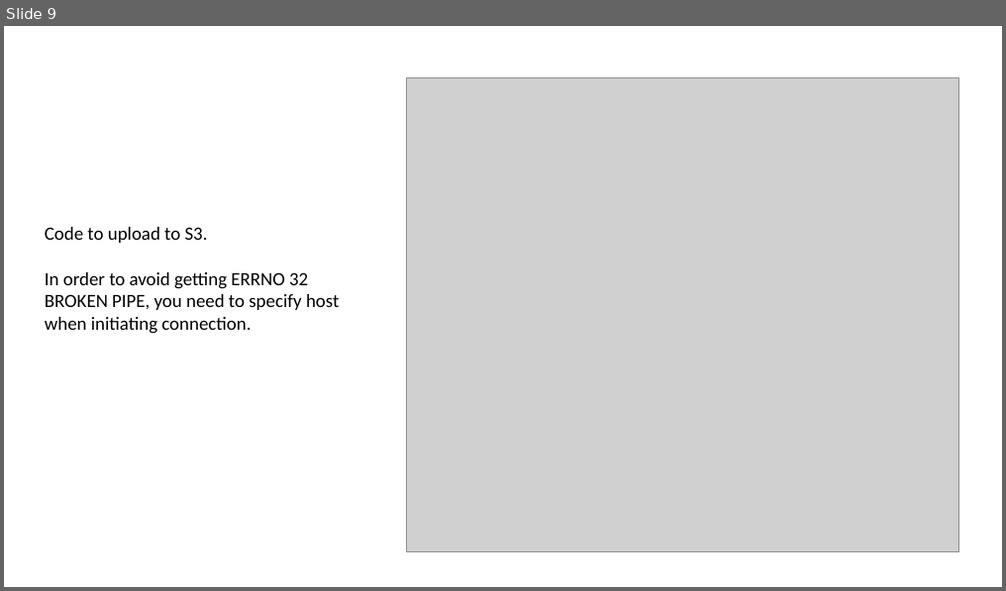
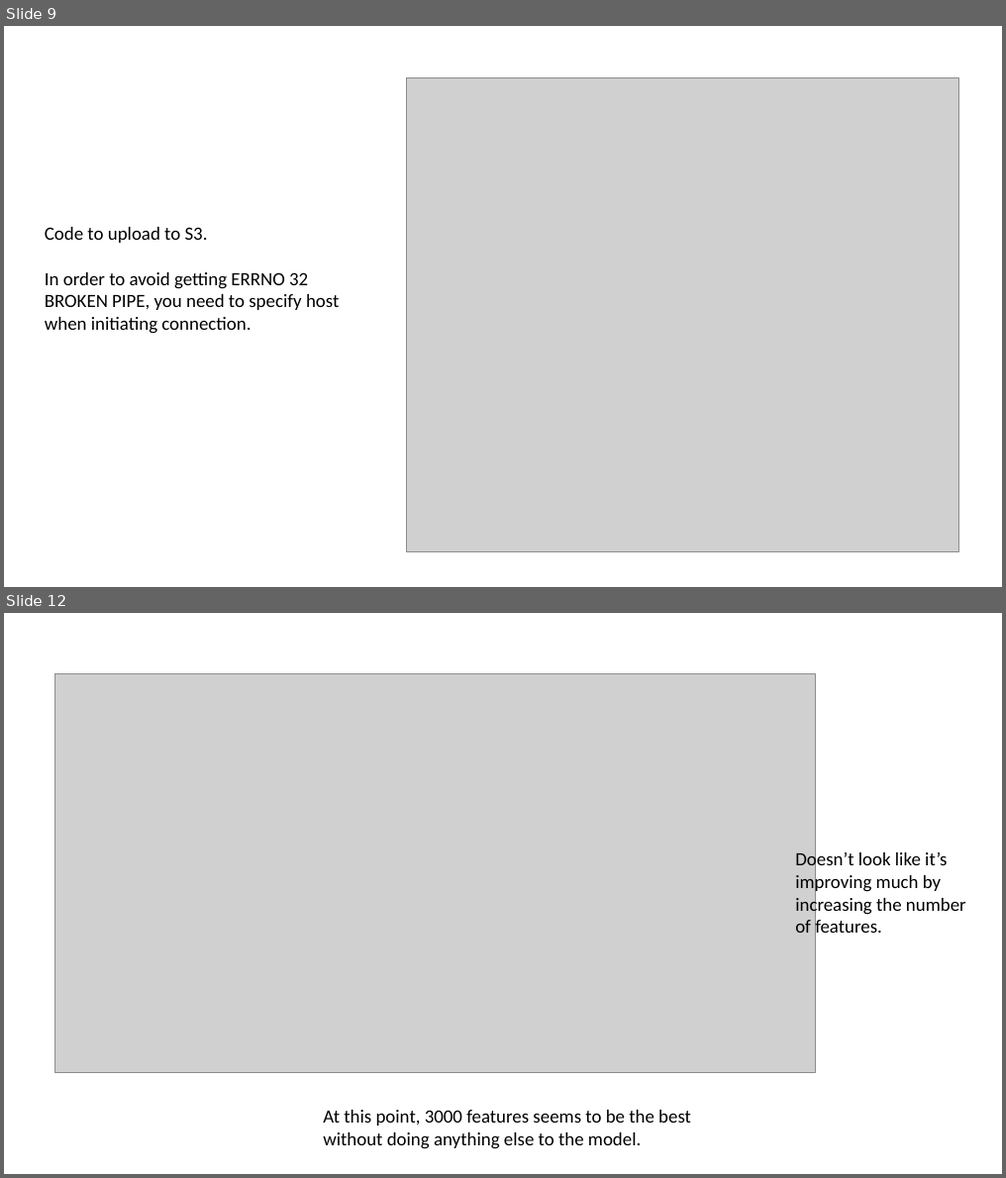
Before and after one commit to BruceZu/galvanize_capstone, a slide deck: Galvanize Capstone Process.pptx. Shown one above the other, each under a label of ours: slide 9 before the commit, slides 9 and 12 after it; the slides between them are not shown. The pictures are 1006x591 and 1006x1178 pixels, drawn with LibreOffice and Linux fonts; fonts in the diff are those of the drawing; grey boxes stand for pictures. Boxes give left, top, right and bottom in pixels: in the first picture for what was removed or moved away, otherwise in the second. Text is boxed around its words. In the diff, an @@ line names an element or a change of style, - is before the commit and + after.

Commit message:
plotted scores vs. num features, explored latent features with NMF

```diff
--- a/Galvanize Capstone Process.pptx
+++ b/Galvanize Capstone Process.pptx
@@ slide 12 added at [4, 613, 1002, 1174], background #FFFFFF @@
@@ picture added at [54, 673, 816, 1072] @@
@@ text added at [795, 851, 966, 939], 18 pt, text #000000 @@
+Doesn’t look like it’s improving much by increasing the number of features.
@@ text added at [323, 1110, 691, 1150], 18 pt, text #000000 @@
+At this point, 3000 features seems to be the best without doing anything else to the model.
```
Also in this commit, not shown: 3 other slides added, 4 other files.
